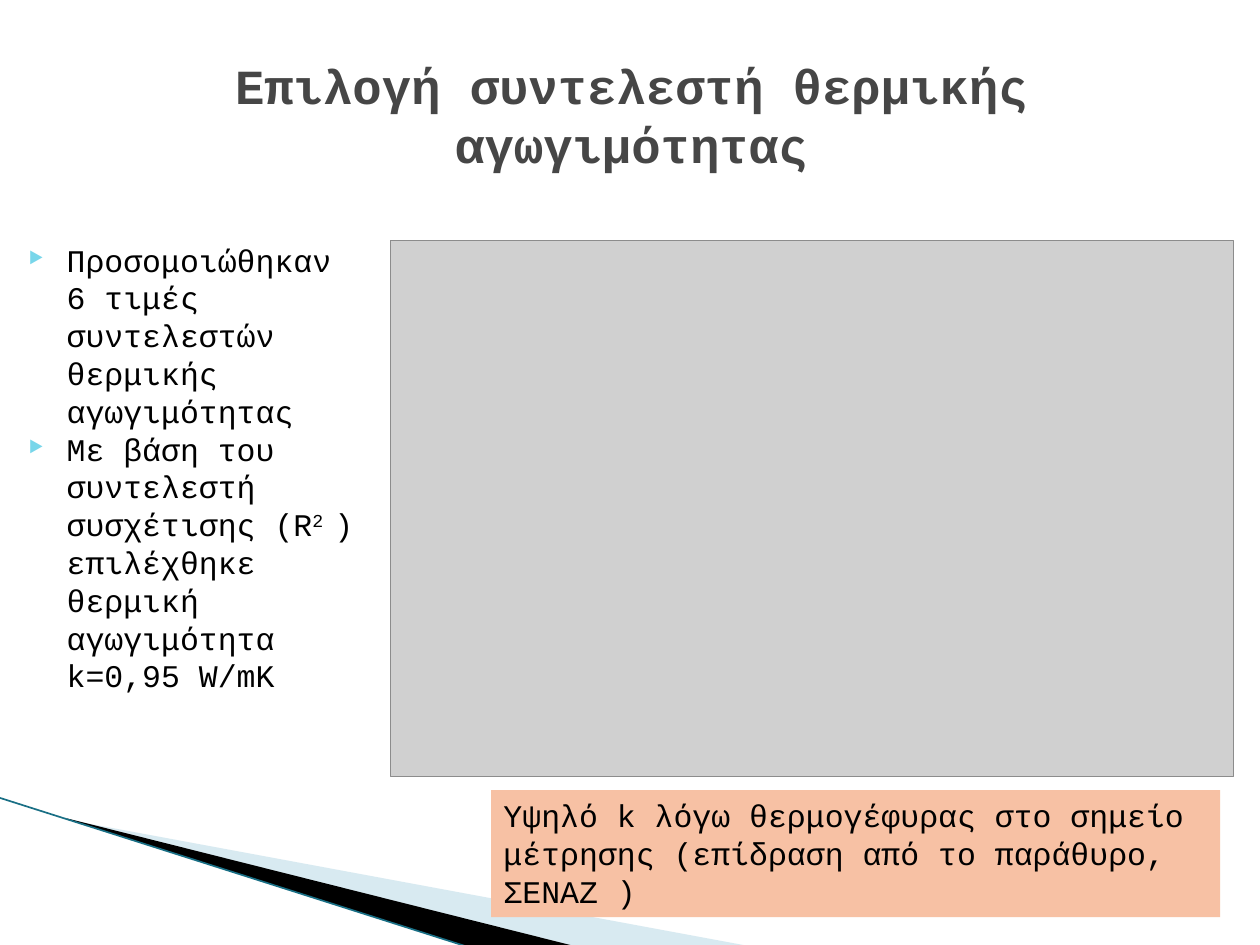
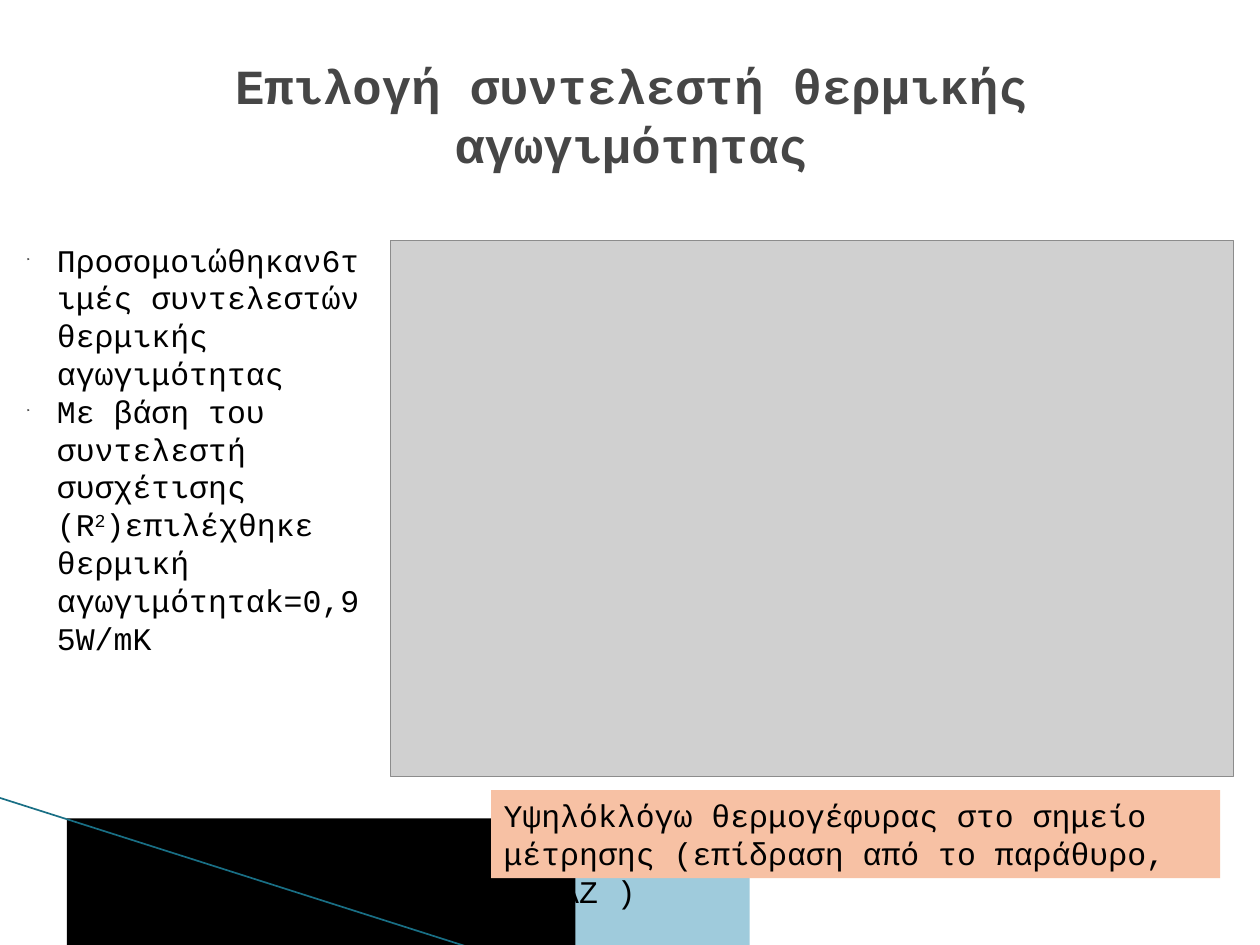
Before and after one commit to DeathNex/bark_GUI, a slide deck: slide 17 of Thesis Documents/Info on bark (chapter 2)/(2) Παρουσίαση πτυχιακής.pptx. Drawn at 1260x945 pixels with LibreOffice and Linux fonts; fonts in the diff are those of the drawing; grey boxes stand for pictures; background and template pictures are left out. Boxes give left, top, right and bottom in pixels: in the first picture for what was removed or moved away, otherwise in the second. Text is boxed around its words. In the diff, an @@ line names an element or a change of style, - is before the commit and + after.

```diff
--- a/Thesis Documents/Info on bark (chapter 2)/(2) Παρουσίαση πτυχιακής.pptx
+++ b/Thesis Documents/Info on bark (chapter 2)/(2) Παρουσίαση πτυχιακής.pptx
@@ text at [57,287,359,651]: text changed @@
-‣ Προσομοιώθηκαν 6 τιμές συντελεστών θερμικής αγωγιμότητας
-‣ Με βάση του συντελεστή συσχέτισης (R2 ) επιλέχθηκε θερμική αγωγιμότητα k=0,95 W/mK
+‣ Προσομοιώθηκαν6τιμές συντελεστών θερμικής αγωγιμότητας
+‣ Με βάση του συντελεστή συσχέτισης (R2)επιλέχθηκε θερμική αγωγιμότηταk=0,95W/mK
@@ line (0, 798) - (467, 945): stroke #97C5D8 0.95 pt to #196F85 0.96 pt @@
@@ rectangle "Υψηλόkλόγω θερμογέφυρας στο σημείο μέτρησης ...": place and size @@
-rectangle "Υψηλόkλόγω θερμογέφυρας στο σημείο μέτρησης ..." at [491,790,1221,917]
+rectangle "Υψηλόkλόγω θερμογέφυρας στο σημείο μέτρησης ..." at [491,790,1221,878]
@@ text in rectangle at [504,805,1165,872]: spaces changed @@
-Υψηλό k λόγω θερμογέφυρας στο σημείο μέτρησης (επίδραση από το παράθυρο, ΣΕΝΑΖ )
+Υψηλόkλόγω θερμογέφυρας στο σημείο μέτρησης (επίδραση από το παράθυρο, ΣΕΝΑΖ )
@@ freeform shape removed at [67,818,576,945] @@
@@ rectangle added at [67,818,576,945], fill #000000 @@
@@ freeform shape removed at [69,819,750,945] @@
@@ rectangle added at [69,819,750,945], fill #9FCBDC @@
```
Also in this commit, not shown: 33 other slides changed, 53 other files.
